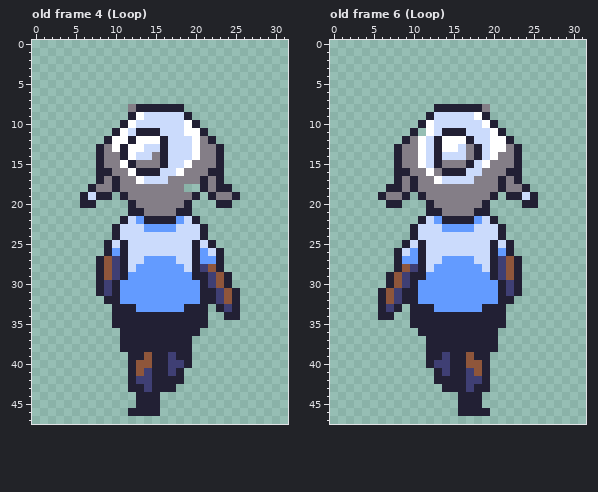
Two versions of one pixel-art file, assets/imgs/grandma.ase. This is how it looked before the edit.
32x48 pixels, 6 frames. Shown: old frame 4 (Loop), old frame 6 (Loop). The commit also changed other frames, which this record leaves out.
New version:
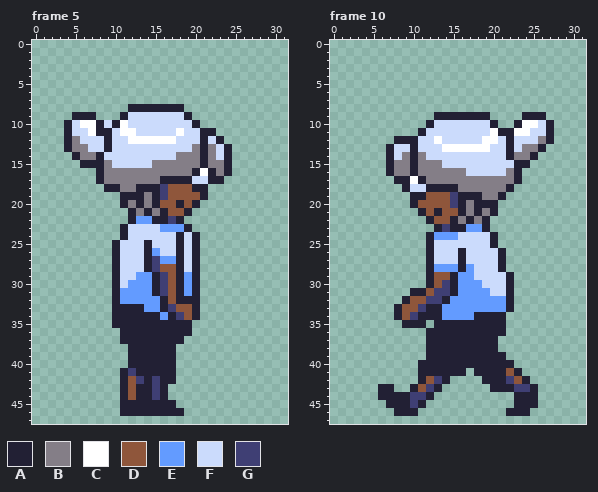
Palette (. is transparent): A #222034  B #847e87  C #ffffff  D #8f563b  E #639bff  F #cbdbfc  G #3f3f74
A new or re-ordered frame is compared with the old frame closest to it.
Author's note on the commit: Add white stripes and grandma
Edits made:
frames 6 -> 12
Changed rows in their new state; - is an unchanged pixel.
Frame 5 is new; against old frame 4 (Loop), layer "Layer 2":
first column x 4:
 8 --------A-------------
 9 -AAA---AFF------------
10 AFCCAFACF------F------
11 AFFCAAF-CFFF--CFF-A---
12 ABFFF-FFC---CC--FAFA--
13 ABBFFAFFFF--F---BA-FA-
14 -ABB-FFFF--FF-BBBA-FA-
15 --AA--FFFFF-BBBB-A-BA-
16 -----B--BBBBBBB-AC-BA-
17 ------B--BBBAAAAFFA---
18 ---..A---AAAGDDDA-...-
19 --....--AA-AGDDDDA....
20 --..---ABA-ADDADA--..-
21 ---------BA-ADD-------
22 -------.A-E--GA..-----
23 ------.A--FF--EA..----
24 ------.A------A-A.----
25 -----.AF--A---A--..---
26 -----.AF--AE--A--...--
27 ----..AF--AG--A--...--
28 ----..AF-FAGDDA--...--
29 ----..AFF--AGDA--....-
30 ----..-F---AGDA-A....-
31 ----..-----AGDA-A.....
32 -----.------ADAAA.....
33 ---------A--AGDD-.-...
34 ------------E-GD-.--..
35 ----------------..----
36 ----------------.-----
37 ---------------.------
38 -------.------..------
39 ----------A--A..------
40 ---------AA--A..------
41 -------AGAA--A.-------
42 -------AD-AG--.-------
43 -------AD-AG-.--------
44 -------AD--GA---------
45 -------AA---AA--------
46 -------A----AAA-------
Frame 10 is new; against old frame 6 (Loop), layer "Layer 2":
first column x 6:
 8 -------.......--------
 9 ------.AAAAAA-----AAA-
10 -----.A------F---ACCFA
11 ----.AF-FFF-----ACCFFA
12 --A-AF-CFFFF-C-F-FFFBA
13 -AFFAF-F--CCCCFFAFBBA-
14 -AF-AB-F---FF-FFABBA--
15 -AB-ABBBFFFF-FFFF-A---
16 -ABBA-B-BBB--FFFB-----
17 ---ACA-BBBBB---B------
18 -..AFFAAAA-----BA..---
19 ....A-DDDGAAA-BA....--
20 -..-ADDDDGA-A-A---..--
21 -----AD-DDA--BA-------
22 -----.ADD-B-BA.-------
23 ----...AGAA-EA..------
24 ----..AEEE----A.------
25 ---...A--------..-----
26 --....A---A---FA.-----
27 --....A-FFAF--FA..----
28 --....A---A-F-FA..----
29 -.....ADDA--FFFFA.----
30 -.....ADGA---FFFA.----
31 ....-ADGGA----FFA.----
32 ...-DDGGA------E------
33 ..-DDG-A-----EEEA-----
34 ..ADG---EEEE----------
35 ---A--.---------------
36 -----.---------A------
39 --------A--A--AA------
40 -----A-AA--AA-AAA-----
41 -----AA-A--.A-AADA----
42 -----ADG-....-AAGDA---
43 AA--ADGA......AAAGGA--
44 AAAAGGA---...----AAA--
45 -AAAGA----...----AAA--
46 --AAA-----....--AAA---
